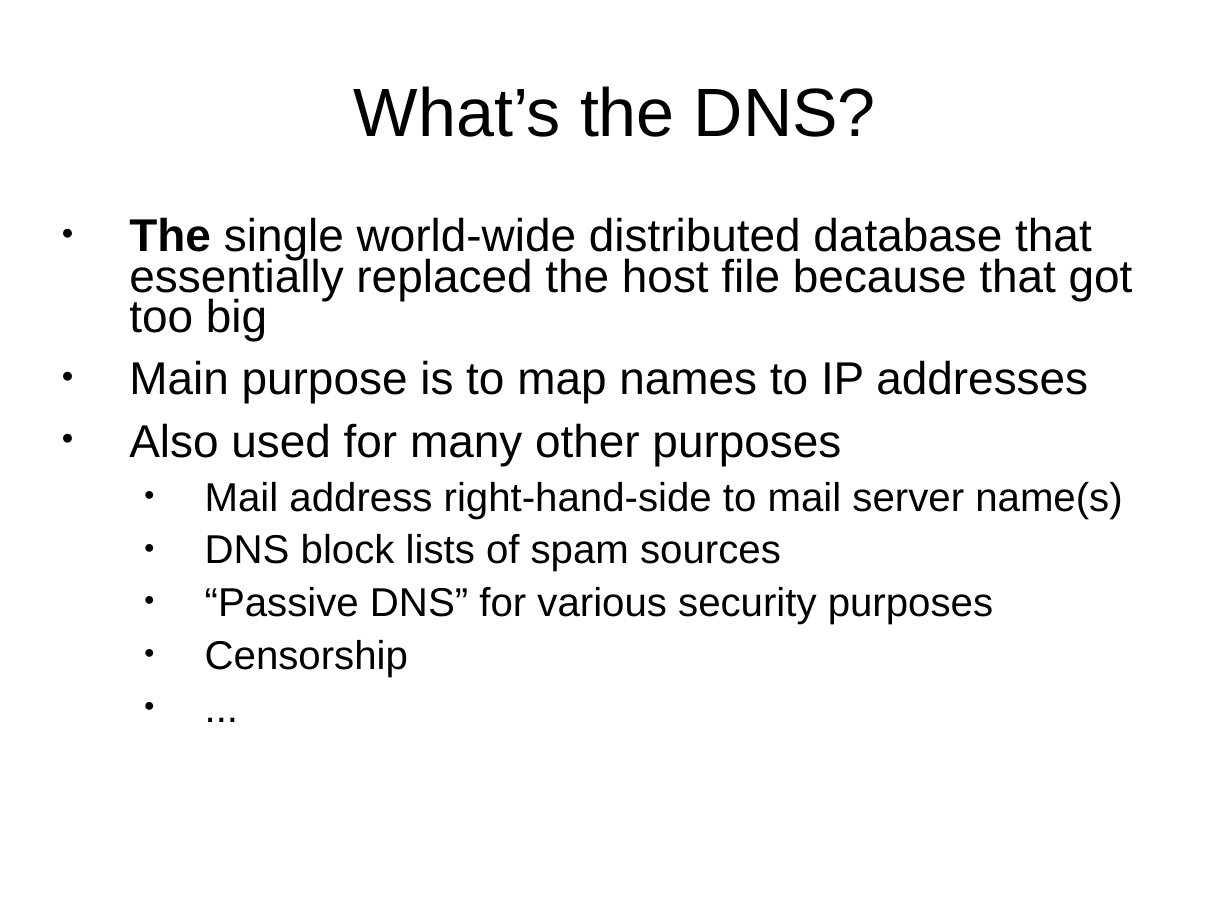
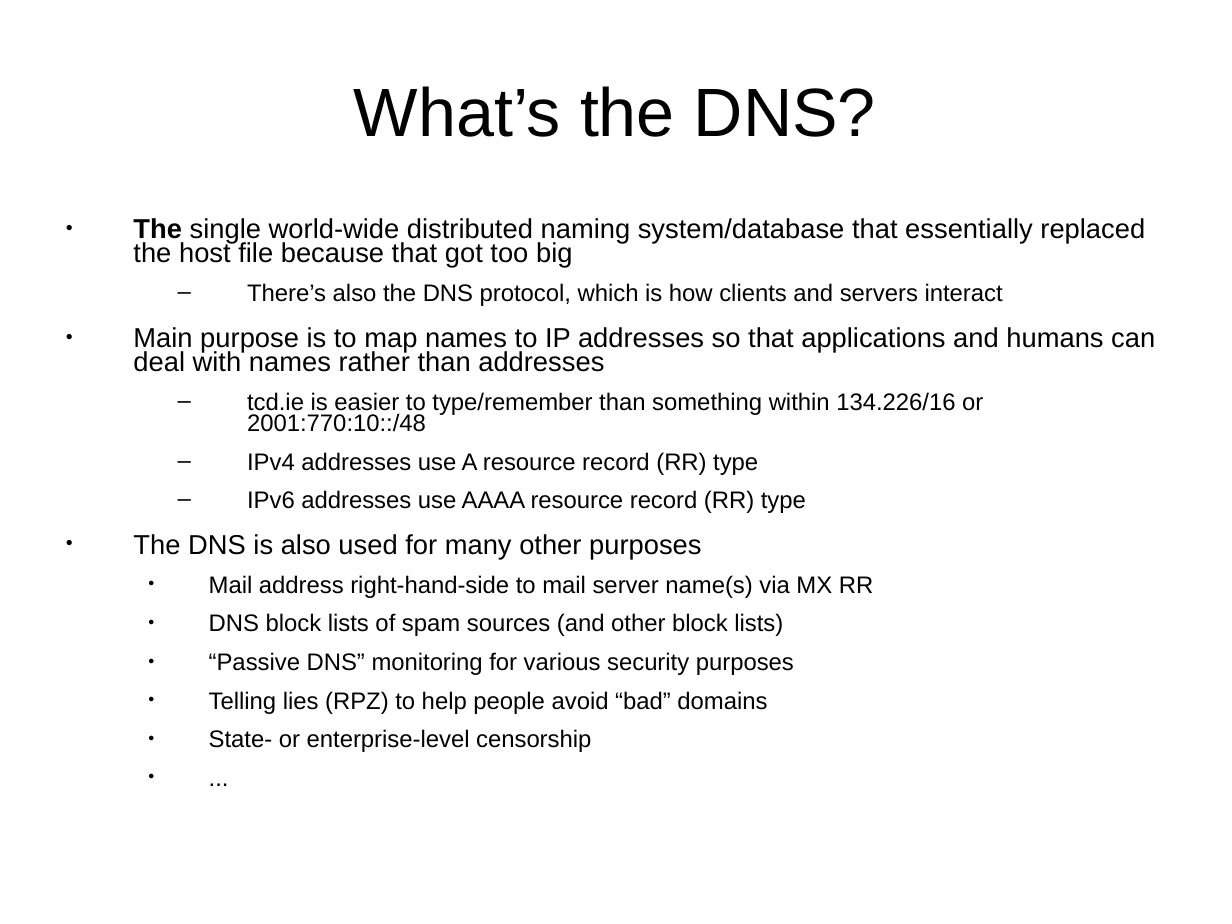
Before and after one commit to sftcd/cs7053, a slide deck: slide 3 of 2016lectures/10-dns.ppt. Drawn at 1232x924 pixels with LibreOffice and Linux fonts; fonts in the diff are those of the drawing. Boxes give left, top, right and bottom in pixels: in the first picture for what was removed or moved away, otherwise in the second. Text is boxed around its words. In the diff, an @@ line names an element or a change of style, - is before the commit and + after.

```diff
--- a/2016lectures/10-dns.ppt
+++ b/2016lectures/10-dns.ppt
@@ text "The single world-wide distributed naming ..." at [133,218,1155,752]: size 25.9 to 15.4 pt in "..." @@
@@ text at [133,218,1155,752]: text changed; size 29.6 to 15.4 pt @@
-● The single world-wide distributed database that essentially replaced the host file because that got too big
-● Main purpose is to map names to IP addresses
-● Also used for many other purposes
-  ● Mail address right-hand-side to mail server name(s)
-  ● DNS block lists of spam sources
-  ● “Passive DNS” for various security purposes
-  ● Censorship
+● The single world-wide distributed naming system/database that essentially replaced the host file because that got too big
+  – There’s also the DNS protocol, which is how clients and servers interact
+● Main purpose is to map names to IP addresses so that applications and humans can deal with names rather than addresses
+  – tcd.ie is easier to type/remember than something within 134.226/16 or 2001:770:10::/48
+  – IPv4 addresses use A resource record (RR) type
+  – IPv6 addresses use AAAA resource record (RR) type
+● The DNS is also used for many other purposes
+  ● Mail address right-hand-side to mail server name(s) via MX RR
+  ● DNS block lists of spam sources (and other block lists)
+  ● “Passive DNS” monitoring for various security purposes
+  ● Telling lies (RPZ) to help people avoid “bad” domains
+  ● State- or enterprise-level censorship
```
Also in this commit, not shown: 14 other slides changed, 4 slides added, 2 other files.
